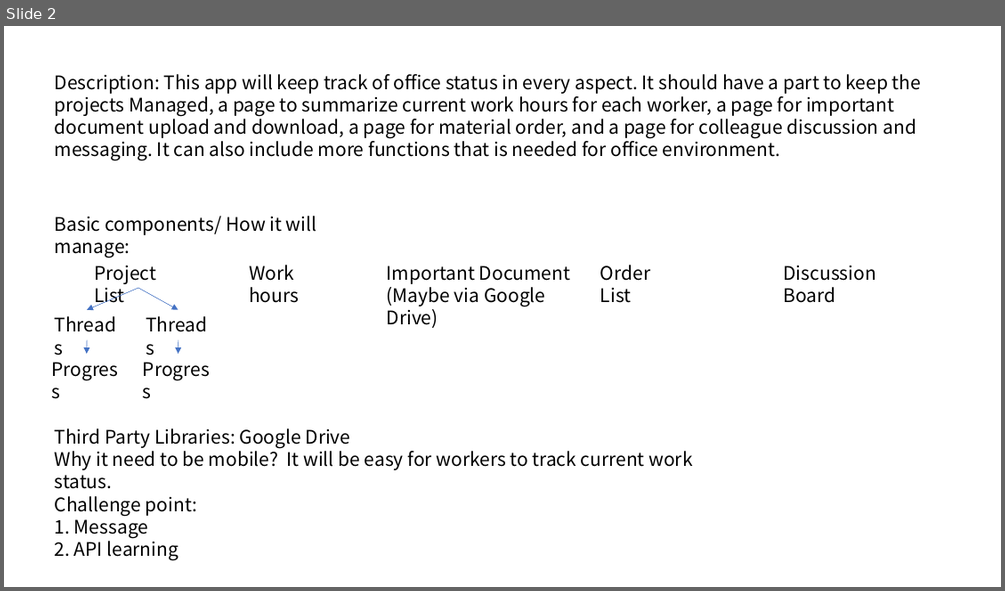
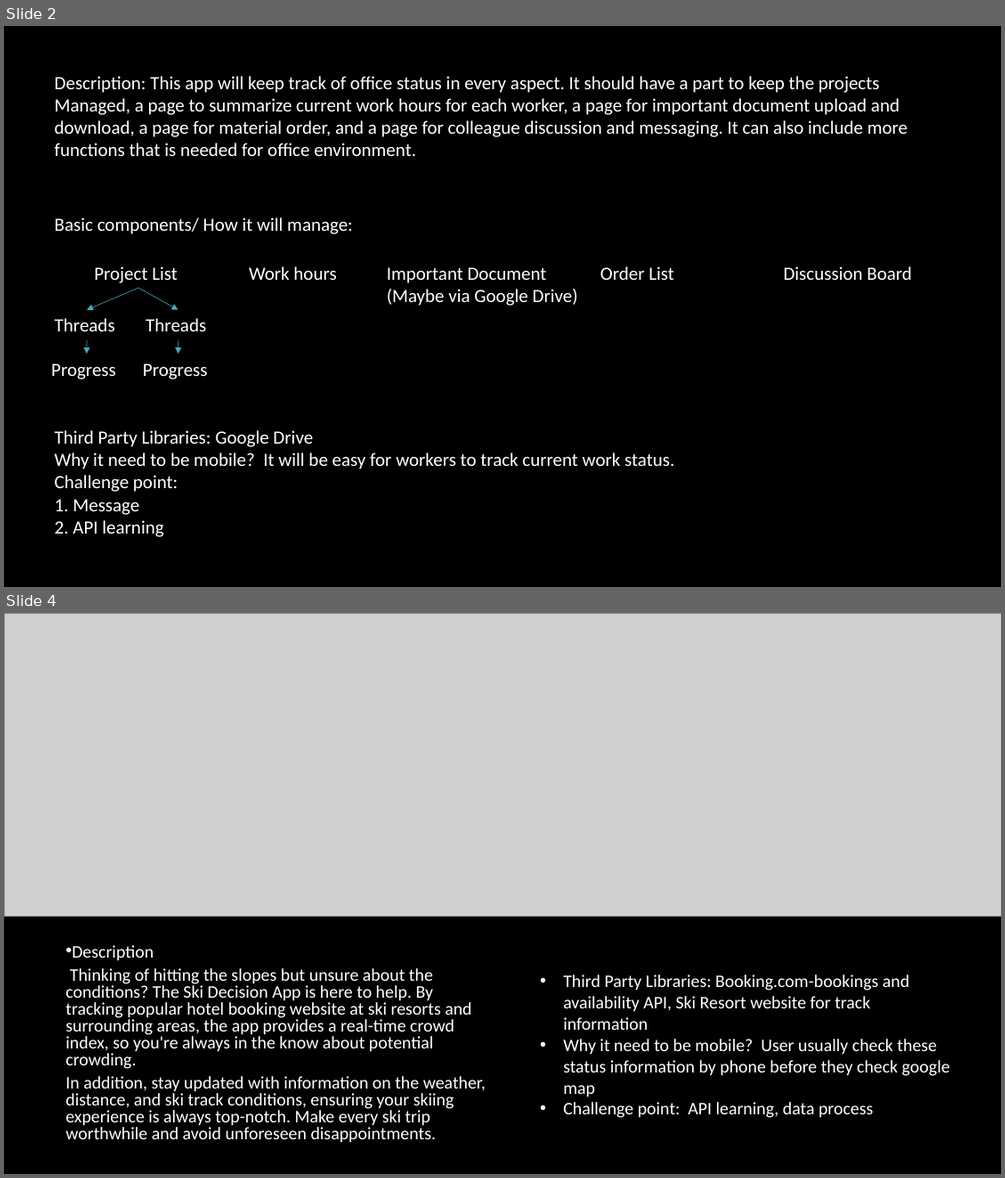
Before and after one commit to csc0007/CS501_GroupWork, a slide deck: Homework4/Question6/Initial_Project_Ideas.pptx. Shown one above the other, each under a label of ours: slide 2 before the commit, slides 2 and 4 after it; the slides between them are not shown. The pictures are 1005x591 and 1005x1178 pixels, drawn with LibreOffice and Linux fonts; fonts in the diff are those of the drawing; grey boxes stand for pictures; background and template pictures are left out. Boxes give left, top, right and bottom in pixels: in the first picture for what was removed or moved away, otherwise in the second. Text is boxed around its words. In the diff, an @@ line names an element or a change of style, - is before the commit and + after.

```diff
--- a/Homework4/Question6/Initial_Project_Ideas.pptx
+++ b/Homework4/Question6/Initial_Project_Ideas.pptx
@@ slide 4 added at <box>4,613,1001,1174</box>, background #000000 @@
@@ picture added at <box>4,613,1001,916</box> @@
@@ text added at <box>65,945,485,1143</box>, 17 pt, text #FFFFFF @@
+• Description
+Thinking of hitting the slopes but unsure about the conditions? The Ski Decision App is here to help. By tracking popular hotel booking website at ski resorts and surrounding areas, the app provides a real-time crowd index, so you're always in the know about potential crowding.
+In addition, stay updated with information on the weather, distance, and ski track conditions, ensuring your skiing experience is always top-notch. Make every ski trip worthwhile and avoid unforeseen disappointments.
@@ text added at <box>563,974,950,1118</box>, 17 pt, text #FFFFFF @@
+• Third Party Libraries: Booking.com-bookings and availability API, Ski Resort website for track information
+• Why it need to be mobile? User usually check these status information by phone before they check google map
+• Challenge point: API learning, data process
@@ slide 2 changed as well @@
@@ background #FFFFFF to picture (left out) @@
@@ font Noto Sans CJK SC to Calibri, text colour #000000 to #FFFFFF in 12 elements at <box>94,266,178,283</box>, <box>55,318,115,331</box>, <box>146,318,206,331</box>, <box>51,363,116,379</box>, <box>143,363,208,379</box>, <box>249,266,336,280</box>, <box>600,266,674,280</box>, <box>784,266,912,280</box>, <box>55,430,674,537</box>, <box>55,217,353,234</box>, <box>387,267,578,305</box>, <box>55,76,907,156</box> @@
@@ arrow (138, 288) - (87, 309): stroke #4472C4 0.5 pt to #41AEBD 0.5 pt @@
@@ arrow (138, 288) - (178, 309): stroke #4472C4 0.5 pt to #41AEBD 0.5 pt @@
@@ arrow (87, 340) - (87, 354): stroke #4472C4 0.5 pt to #41AEBD 0.5 pt @@
@@ arrow (178, 340) - (178, 354): stroke #4472C4 0.5 pt to #41AEBD 0.5 pt @@
```
Also in this commit, not shown: 3 other slides changed, 1 other slide added, 2 slides removed, 2 other files.
